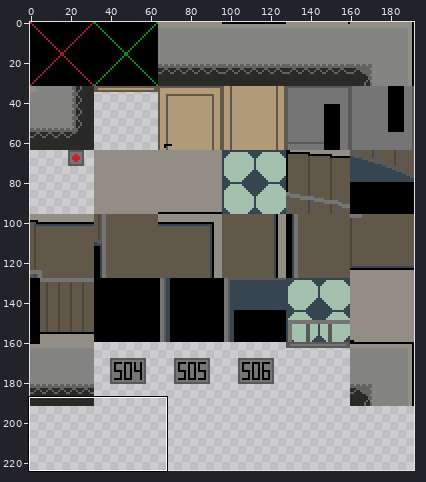
Sprite sheet -- Zold/Zold/Content/graphic/locations/Dormitory/dormitory.png. The first picture is a wide view before the edit; the outline marks the close-up.
Close-up. Before the edit:
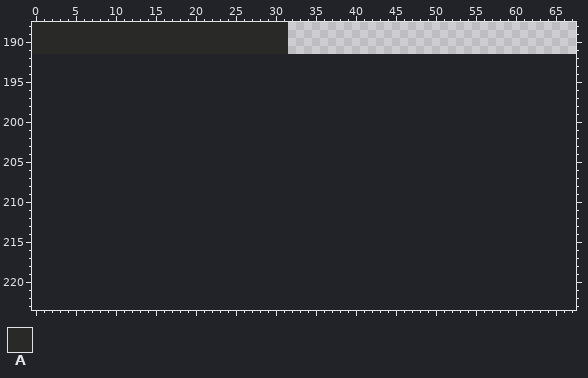
The file is 192x192 pixels. Shown: x 0..67, y 188..223. The old version is drawn lined up with the new one, on the new canvas.
Palette (. is transparent): A #292928
Pixels before (only the part around the change), first column x 0:
188 AAAAAAAAAAAAAAAAAAAAAAAAAAAAAAAA....................................
189 AAAAAAAAAAAAAAAAAAAAAAAAAAAAAAAA....................................
190 AAAAAAAAAAAAAAAAAAAAAAAAAAAAAAAA....................................
191 AAAAAAAAAAAAAAAAAAAAAAAAAAAAAAAA....................................
192 ....................................................................
193 ....................................................................
194 ....................................................................
195 ....................................................................
196 ....................................................................
197 ....................................................................
198 ....................................................................
199 ....................................................................
200 ....................................................................
201 ....................................................................
202 ....................................................................
203 ....................................................................
204 ....................................................................
205 ....................................................................
206 ....................................................................
207 ....................................................................
208 ....................................................................
209 ....................................................................
210 ....................................................................
211 ....................................................................
212 ....................................................................
213 ....................................................................
214 ....................................................................
215 ....................................................................
216 ....................................................................
217 ....................................................................
218 ....................................................................
219 ....................................................................
220 ....................................................................
221 ....................................................................
222 ....................................................................
223 ....................................................................
And afterwards:
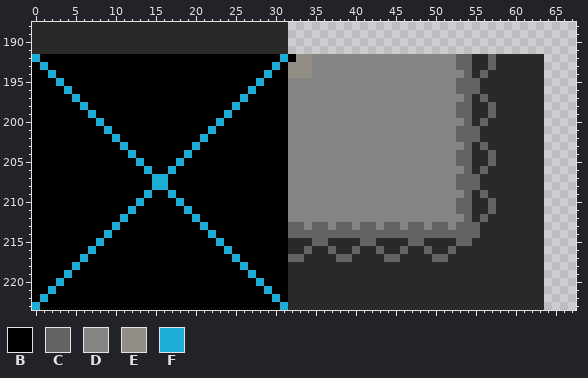
Colours new in this view: B #000000  C #636362  D #848482  E #928e85  F #1dacd6
What changed:
canvas 192x192 -> 192x224
Changed rows in their new state; - is an unchanged pixel.
first column x 0:
192 FBBBBBBBBBBBBBBBBBBBBBBBBBBBBBBFBEEDDDDDDDDDDDDDDDDDDCCAACAAAAAA
193 BFBBBBBBBBBBBBBBBBBBBBBBBBBBBBFBEEEDDDDDDDDDDDDDDDDDDCCAACAAAAAA
194 BBFBBBBBBBBBBBBBBBBBBBBBBBBBBFBBEEEDDDDDDDDDDDDDDDDDDDCACAAAAAAA
195 BBBFBBBBBBBBBBBBBBBBBBBBBBBBFBBBDDDDDDDDDDDDDDDDDDDDDCCCAAAAAAAA
196 BBBBFBBBBBBBBBBBBBBBBBBBBBBFBBBBDDDDDDDDDDDDDDDDDDDDDCCCAAAAAAAA
197 BBBBBFBBBBBBBBBBBBBBBBBBBBFBBBBBDDDDDDDDDDDDDDDDDDDDDDCACAAAAAAA
198 BBBBBBFBBBBBBBBBBBBBBBBBBFBBBBBBDDDDDDDDDDDDDDDDDDDDDCCAACAAAAAA
199 BBBBBBBFBBBBBBBBBBBBBBBBFBBBBBBBDDDDDDDDDDDDDDDDDDDDDCCAACAAAAAA
200 BBBBBBBBFBBBBBBBBBBBBBBFBBBBBBBBDDDDDDDDDDDDDDDDDDDDDDCACAAAAAAA
201 BBBBBBBBBFBBBBBBBBBBBBFBBBBBBBBBDDDDDDDDDDDDDDDDDDDDDCCCAAAAAAAA
202 BBBBBBBBBBFBBBBBBBBBBFBBBBBBBBBBDDDDDDDDDDDDDDDDDDDDDCCCAAAAAAAA
203 BBBBBBBBBBBFBBBBBBBBFBBBBBBBBBBBDDDDDDDDDDDDDDDDDDDDDDCACAAAAAAA
204 BBBBBBBBBBBBFBBBBBBFBBBBBBBBBBBBDDDDDDDDDDDDDDDDDDDDDCCAACAAAAAA
205 BBBBBBBBBBBBBFBBBBFBBBBBBBBBBBBBDDDDDDDDDDDDDDDDDDDDDCCAACAAAAAA
206 BBBBBBBBBBBBBBFBBFBBBBBBBBBBBBBBDDDDDDDDDDDDDDDDDDDDDDCACAAAAAAA
207 BBBBBBBBBBBBBBBFFBBBBBBBBBBBBBBBDDDDDDDDDDDDDDDDDDDDDCCCAAAAAAAA
208 BBBBBBBBBBBBBBBFFBBBBBBBBBBBBBBBDDDDDDDDDDDDDDDDDDDDDCCCAAAAAAAA
209 BBBBBBBBBBBBBBFBBFBBBBBBBBBBBBBBDDDDDDDDDDDDDDDDDDDDDDCACAAAAAAA
210 BBBBBBBBBBBBBFBBBBFBBBBBBBBBBBBBDDDDDDDDDDDDDDDDDDDDDCCAACAAAAAA
211 BBBBBBBBBBBBFBBBBBBFBBBBBBBBBBBBDDDDDDDDDDDDDDDDDDDDDCCAACAAAAAA
212 BBBBBBBBBBBFBBBBBBBBFBBBBBBBBBBBDDDDDDDDDDDDDDDDDDDDDDCACAAAAAAA
213 BBBBBBBBBBFBBBBBBBBBBFBBBBBBBBBBCCDCCDCCDCCDCCDCCDCCDCCCAAAAAAAA
214 BBBBBBBBBFBBBBBBBBBBBBFBBBBBBBBBCCCCCCCCCCCCCCCCCCCCCCCCAAAAAAAA
215 BBBBBBBBFBBBBBBBBBBBBBBFBBBBBBBBAAACCAAAACCAAAACCAAAACCAAAAAAAAA
216 BBBBBBBFBBBBBBBBBBBBBBBBFBBBBBBBAACAACAACAACAACAACAACAAAAAAAAAAA
217 BBBBBBFBBBBBBBBBBBBBBBBBBFBBBBBBCCAAAACCAAAACCAAAACCAAAAAAAAAAAA
218 BBBBBFBBBBBBBBBBBBBBBBBBBBFBBBBBAAAAAAAAAAAAAAAAAAAAAAAAAAAAAAAA
219 BBBBFBBBBBBBBBBBBBBBBBBBBBBFBBBBAAAAAAAAAAAAAAAAAAAAAAAAAAAAAAAA
220 BBBFBBBBBBBBBBBBBBBBBBBBBBBBFBBBAAAAAAAAAAAAAAAAAAAAAAAAAAAAAAAA
221 BBFBBBBBBBBBBBBBBBBBBBBBBBBBBFBBAAAAAAAAAAAAAAAAAAAAAAAAAAAAAAAA
222 BFBBBBBBBBBBBBBBBBBBBBBBBBBBBBFBAAAAAAAAAAAAAAAAAAAAAAAAAAAAAAAA
223 FBBBBBBBBBBBBBBBBBBBBBBBBBBBBBBFAAAAAAAAAAAAAAAAAAAAAAAAAAAAAAAA
Changed places in both close-ups, as pixel boxes (x1, y1, x2, y2):
added: (32, 54, 544, 310)
